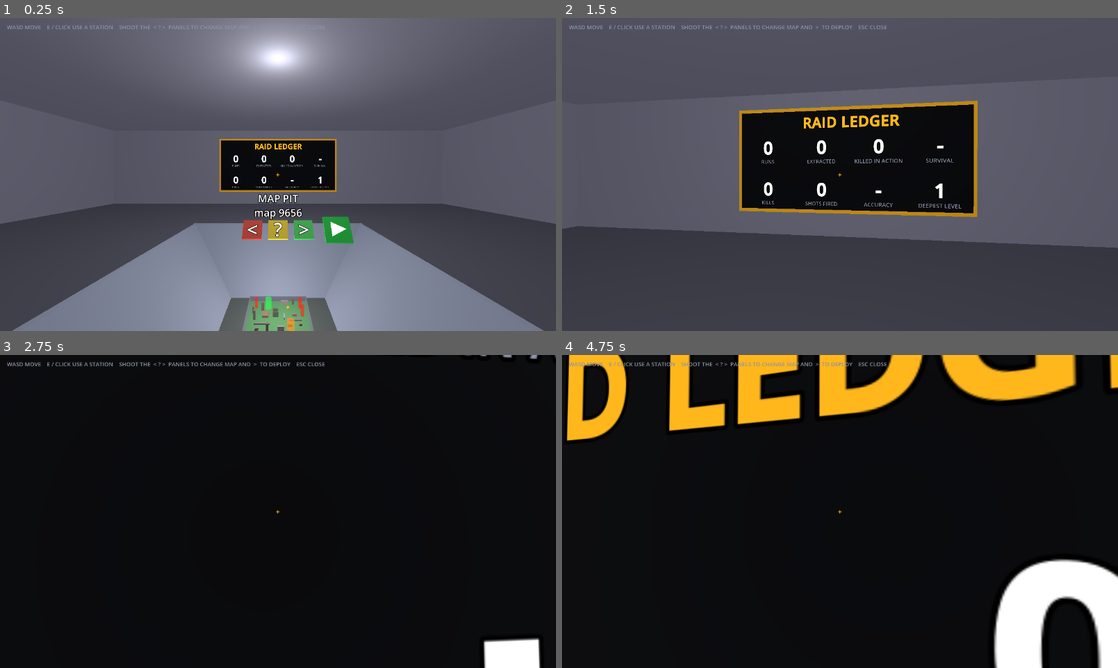
Above: before the commit, frames 1-4 (two rows, left to right).
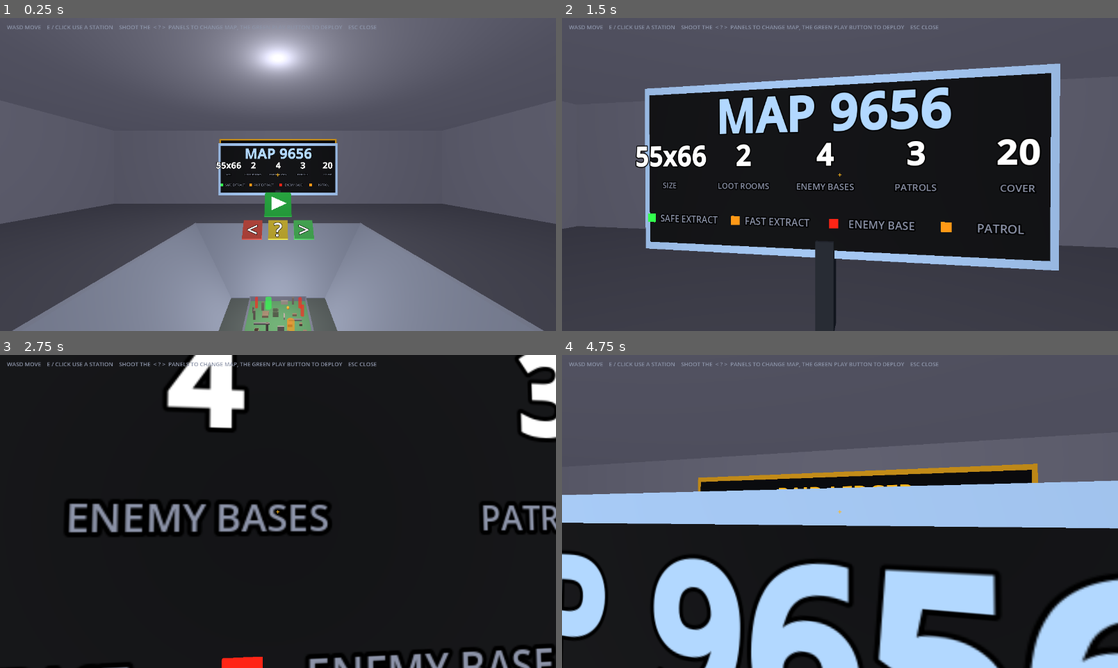
Above: after the commit, the same moments.

Repository: LearnEndlessly/VideoGameFoldr
Game: Godot game, scene res://main.tscn
Two runs of this game, one before a commit and one after it. Both use one fixed random seed, a clock stepped at 60 frames per second and the inputs below.
Inputs (mouse positions are in pixels of both pictures, inside the frame that each line leads up to):
- Up to frame 1 (0.25 s): no input
- Up to frame 2 (1.5 s): tap Enter at 0.5 s; move the mouse to (867, 174) at 0.52 s; hold W from 0.53 s (still down); tap Tab at 0.6 s; click (867, 174) at 0.67 s; tap Space at 0.77 s; move the mouse to (812, 174) at 1.27 s; tap 1 at 1.35 s
- Up to frame 3 (2.75 s): keep holding W; tap Space at 1.52 s; move the mouse to (289, 505) at 2.02 s; tap 2 at 2.1 s
- Up to frame 4 (4.75 s): keep holding W; tap Space at 2.75, 3.02, 3.77, 4.52 s; move the mouse to (834, 517) at 2.77 s; tap E at 2.85 s; click (834, 517) at 2.92 s; move the mouse to (878, 514) at 3.52 s; hold Shift 3.53-4.28 s; move the mouse to (795, 508) at 4.27 s; tap R at 4.35 s

The runs differ from the first frame. In frame 1, 2.3% of the frame differs, in the area x 38-68%, y 2-73%; in frame 2, 33%; in frame 3, 8.0%; in frame 4, 74%, in the area x 0-100%, y 0-100%.

Commit message:
Play button above the ?, map info on a display facing the player, drop 'pit' from the UI
Co-Authored-By: Claude Sonnet 5.5 <noreply@anthropic.com>

Diff:
--- a/scripts/hub.gd
+++ b/scripts/hub.gd
@@ -34,7 +34,7 @@
 	"stash": {"name": "STASH", "pos": Vector3(0, 0, HALF_D - 1.0), "size": Vector3(2.6, 1.2, 1.0), "color": Color(0.35, 0.45, 0.75)},
 	"armory": {"name": "ARMORY", "pos": Vector3(-HALF_W + 1.0, 0, 0), "size": Vector3(1.0, 1.2, 2.6), "color": Color(0.85, 0.55, 0.2)},
 	"character": {"name": "CHARACTER", "pos": Vector3(HALF_W - 1.0, 0, 0), "size": Vector3(1.0, 1.2, 2.6), "color": Color(0.75, 0.35, 0.7)},
-	"map": {"name": "MAP PIT", "pos": Vector3(0, 0, 0), "size": Vector3(PIT.x, 0.06, PIT.y), "y": -0.03, "color": Color(0.7, 0.85, 1.0, 0.05)},
+	"map": {"name": "MAP", "pos": Vector3(0, 0, 0), "size": Vector3(PIT.x, 0.06, PIT.y), "y": -0.03, "color": Color(0.7, 0.85, 1.0, 0.05)},
 }
 const STATION_TAGLINES := {
 	"raid": "pick your risk and deploy", "stash": "what you brought home", "armory": "choose and sharpen your weapon",
@@ -45,7 +45,7 @@
 	"prev": {"label": "<", "name": "Previous map", "x": -0.6, "color": Color(0.8, 0.3, 0.25)},
 	"random": {"label": "?", "name": "Random map", "x": 0.0, "color": Color(0.85, 0.75, 0.2)},
 	"next": {"label": ">", "name": "Next map", "x": 0.6, "color": Color(0.3, 0.75, 0.35)},
-	"play": {"label": "", "name": "Raid terminal: pick the risk and start", "x": 1.4, "color": Color(0.15, 0.7, 0.25)},  # drawn as a play triangle
+	"play": {"label": "", "name": "Raid terminal: pick the risk and start", "x": 0.0, "y": 0.9, "color": Color(0.15, 0.7, 0.25)},  # drawn as a play triangle, above the ? button
 }
 
 var profile  # scripts/profile.gd instance, set by main before add_child
@@ -59,6 +59,9 @@
 var _prompt: Label
 var _preview: Node3D  # the miniature in the map pit
 var _table_label: Label3D
+var _map_title: Label3D  # the map display
+var _map_values: Array = []
+var _map_captions: Array = []
 var _panel: PanelContainer
 var _head: VBoxContainer  # the open panel's header
 var _content: VBoxContainer
@@ -76,6 +79,7 @@
 	player.station_used.connect(_on_station_used)
 	player.ui_closed.connect(_hide_panel)
 	_add_scoreboard()
+	_add_map_display()
 	_build_ui()
 	set_seed(randi() % 1000000)
 
@@ -171,11 +175,13 @@
 	var body := _box(size, Vector3(pos.x, float(d.get("y", size.y / 2.0)), pos.z), d["color"])
 	body.add_to_group("station")
 	body.set_meta("station_id", id)
+	if id == "map":
+		return
 	var label := Label3D.new()
 	label.text = d["name"]
 	label.font_size = 48
 	label.billboard = BaseMaterial3D.BILLBOARD_ENABLED
-	label.position = Vector3(0, 0.9, -0.6) if id == "map" else Vector3(0, size.y / 2.0 + 0.7, 0)  # the map's label floats over the pit, above the buttons
+	label.position = Vector3(0, 1.65, -0.6) if id == "map" else Vector3(0, size.y / 2.0 + 0.7, 0)  # the map's label floats over the pit, above the buttons
 	body.add_child(label)
 	if id == "map":
 		_table_label = label
@@ -184,7 +190,7 @@
 	for id in MAP_BUTTONS:
 		var d: Dictionary = MAP_BUTTONS[id]
 		var side := 0.62 if id == "play" else 0.45
-		var body := _box(Vector3(side, side, 0.06), Vector3(d["x"], 0.3, -0.6), d["color"])
+		var body := _box(Vector3(side, side, 0.06), Vector3(d["x"], d.get("y", 0.3), -0.6), d["color"])
 		body.rotation_degrees.x = -35.0  # leans back so its face points up toward a player looking down at the map
 		body.collision_layer = 2  # shots and E reach it, but the player walks through it
 		body.collision_mask = 0
@@ -229,13 +235,14 @@
 func set_seed(map_seed: int) -> void:
 	selected_seed = maxi(map_seed, 0)
 	if _table_label != null:
-		_table_label.text = "MAP PIT\nmap %d" % selected_seed
+		_table_label.text = "MAP %d" % selected_seed
 	if _preview != null:
 		_preview.queue_free()
 		_preview = null
 	if not preview_fn.is_valid():
 		return
 	preview_data = preview_fn.call(selected_seed)
+	_update_map_display()
 	_preview = _build_miniature(preview_data)
 	add_child(_preview)
 
@@ -279,6 +286,62 @@
 	c.bottom_radius = radius
 	c.height = height
 	_mini_mesh(parent, c, Vector3.ONE, pos + Vector3(0, height / 2.0, 0), color)
+
+# --- the map display ---
+
+# What the display shows about the chosen map, as [caption, value] pairs.
+func map_info_rows() -> Array:
+	var d := preview_data
+	if d.is_empty():
+		return []
+	return [["SIZE", "%.0fx%.0f" % [d["w"], d["d"]]], ["LOOT ROOMS", str(d["rooms"])], ["ENEMY BASES", str(d["spawners"].size())],
+		["PATROLS", str(d["groups"].size())], ["COVER", str(d["cover"])]]
+
+# A free-standing screen beyond the map, facing the player: the map number, its numbers and a colour key.
+func _add_map_display() -> void:
+	var z := -3.7
+	var cy := 1.8  # centre height of the screen
+	var accent := Color(0.7, 0.85, 1.0)
+	_box(Vector3(0.2, 1.0, 0.2), Vector3(0, 0.5, z), Color(0.15, 0.17, 0.2))  # the stand
+	_box(Vector3(4.6, 2.0, 0.06), Vector3(0, cy, z), accent)  # the frame
+	_box(Vector3(4.4, 1.8, 0.08), Vector3(0, cy, z + 0.02), Color(0.04, 0.045, 0.06))
+	var zf := z + 0.08
+	_map_title = _display_label("", 0.0, 2.4, zf, 130, accent)
+	_map_title.font = UIKit.bold()
+	for i in 5:
+		_map_values.append(_display_label("", -1.9 + i * 0.95, 1.95, zf, 80, Color.WHITE))
+		_map_values[i].font = UIKit.bold()
+		_map_captions.append(_display_label("", -1.9 + i * 0.95, 1.6, zf, 24, UIKit.DIM))
+	var legend := [["SAFE EXTRACT", Color(0.2, 1, 0.3), -1.75], ["FAST EXTRACT", Color(1, 0.6, 0.1), -0.65], ["ENEMY BASE", Color(1, 0.15, 0.1), 0.5], ["PATROL", Color(1, 0.6, 0.1), 1.65]]
+	for e in legend:
+		var swatch := MeshInstance3D.new()
+		var bm := BoxMesh.new()
+		bm.size = Vector3(0.1, 0.1, 0.01)
+		swatch.mesh = bm
+		swatch.position = Vector3(e[2] - 0.4, 1.2, zf)
+		var m := StandardMaterial3D.new()
+		m.albedo_color = e[1]
+		m.shading_mode = BaseMaterial3D.SHADING_MODE_UNSHADED
+		swatch.material_override = m
+		add_child(swatch)
+		_display_label(e[0], e[2] + 0.1, 1.2, zf, 28, UIKit.DIM)
+
+func _display_label(text: String, x: float, y: float, z: float, size: int, color: Color) -> Label3D:
+	var l := Label3D.new()
+	l.text = text
+	l.font_size = size
+	l.pixel_size = 0.004
+	l.modulate = color
+	l.position = Vector3(x, y, z)
+	add_child(l)
+	return l
+
+func _update_map_display() -> void:
+	_map_title.text = "MAP %d" % selected_seed
+	var rows := map_info_rows()
+	for i in _map_values.size():
+		_map_values[i].text = rows[i][1] if i < rows.size() else ""
+		_map_captions[i].text = rows[i][0] if i < rows.size() else ""
 
 # --- the wall scoreboard ---
 
@@ -330,7 +393,7 @@
 func _build_ui() -> void:
 	var layer := CanvasLayer.new()
 	add_child(layer)
-	var hint := UIKit.label("WASD MOVE    E / CLICK USE A STATION    SHOOT THE  < ? >  PANELS TO CHANGE MAP AND  >  TO DEPLOY    ESC CLOSE", 13, UIKit.DIM)
+	var hint := UIKit.label("WASD MOVE    E / CLICK USE A STATION    SHOOT THE  < ? >  PANELS TO CHANGE MAP, THE GREEN PLAY BUTTON TO DEPLOY    ESC CLOSE", 13, UIKit.DIM)
 	hint.position = Vector2(16, 12)
 	layer.add_child(hint)
 	_prompt = UIKit.label("", 24, UIKit.AMBER, true)
@@ -543,24 +606,8 @@
 	sums.add_child(UIKit.tile("reload", "x%.2f" % profile.reload_mult(), a))
 
 func _fill_map() -> void:
-	var a := _accent()
-	var d := preview_data
 	_row().add_child(UIKit.label("MAP %d" % selected_seed, 44, UIKit.AMBER, true))
-	var tiles := _row()
-	tiles.add_child(UIKit.tile("size", "%.0fx%.0f" % [d["w"], d["d"]], a))
-	tiles.add_child(UIKit.tile("loot rooms", str(d["rooms"]), a))
-	tiles.add_child(UIKit.tile("enemy bases", str(d["spawners"].size()), UIKit.BAD))
-	tiles.add_child(UIKit.tile("patrols", str(d["groups"].size()), a))
-	tiles.add_child(UIKit.tile("cover", str(d["cover"]), a))
-	var legend := _row(null, 18)
-	for entry in [["SAFE EXTRACT", Color(0.2, 1, 0.3)], ["FAST EXTRACT", Color(1, 0.6, 0.1)], ["ENEMY BASE", Color(1, 0.15, 0.1)], ["PATROL", Color(1, 0.6, 0.1)]]:
-		var key := _row(legend, 6)
-		var swatch := ColorRect.new()
-		swatch.color = entry[1]
-		swatch.custom_minimum_size = Vector2(14, 14)
-		swatch.size_flags_vertical = Control.SIZE_SHRINK_CENTER
-		key.add_child(swatch)
-		key.add_child(UIKit.label(entry[0], 12, UIKit.DIM))
+	_label("Its size, loot rooms, enemy bases, patrols and cover are on the display in front of you.", 13, UIKit.DIM)
 	var row := _row()
 	_button(row, "< PREVIOUS", _step_seed.bind(-1), selected_seed <= 0)
 	_button(row, "NEXT >", _step_seed.bind(1))
@@ -591,7 +638,7 @@
 	var a := _accent()
 	var mult: float = profile.reward_mult()
 	var tiles := _row()
-	tiles.add_child(UIKit.tile("map (change at the pit)", str(selected_seed), a))
+	tiles.add_child(UIKit.tile("map (change it at the map)", str(selected_seed), a))
 	tiles.add_child(UIKit.tile("starting weapon", str(WeaponData.DATA[profile.equipped]["name"]).to_upper(), a))
 	tiles.add_child(UIKit.tile("reward", "x%.2f" % mult, UIKit.GOOD if mult > 1.0 else (UIKit.BAD if mult < 1.0 else UIKit.TEXT)))
 	_label("RISK DIAL  -  harder options pay more loot and more attribute points; easier ones pay less", 12, UIKit.DIM)
--- a/scripts/main.gd
+++ b/scripts/main.gd
@@ -875,7 +875,7 @@
 			var pos := center + n * (outer / 2.0 - thick / 2.0) + along * mid + Vector3(0, height / 2.0, 0)
 			_add_box(size, pos, color)
 
-# Looks only, no collision and not in `blocks` or `solids` (so the walk grid and the map pit ignore them): a
+# Looks only, no collision and not in `blocks` or `solids` (so the walk grid and the base map ignore them): a
 # roof, a band of trim under it (a lintel over each doorway), and what says what the building is. The armory
 # is olive with yellow trim, corner merlons on the roof and rows of rounds painted on its walls; the med post
 # is white with green trim, a red cross on its walls and a big red cross standing on the roof.
--- a/tests/progression.gd
+++ b/tests/progression.gd
@@ -148,6 +148,14 @@
 		shown[r[0]] = r[1]
 	_check(shown == {"RUNS": "4", "EXTRACTED": "3", "KILLED IN ACTION": "1", "SURVIVAL": "75%", "KILLS": "21", "SHOTS FIRED": "80", "ACCURACY": "25%", "DEEPEST LEVEL": "3"}, "the board shows %s" % [shown])
 	_check(hub.find_children("*", "Label3D", true, false).any(func(l): return l.text == "75%"), "the board's numbers should be on the wall")
+	# The map display beyond the map shows the chosen map's numbers.
+	hub.set_seed(5)
+	var info := {}
+	for r in hub.map_info_rows():
+		info[r[0]] = r[1]
+	_check(info.size() == 5 and info["ENEMY BASES"] == str(hub.preview_data["spawners"].size()), "the display should list the map's numbers, got %s" % [info])
+	_check(hub.find_children("*", "Label3D", true, false).any(func(l): return l.text == "MAP 5"), "the display should show the map number")
+	_check(not hub.find_children("*", "Label3D", true, false).any(func(l): return "PIT" in l.text), "no label should say pit")
 	base.queue_free()
 	await process_frame
 	Main.show_start = false
